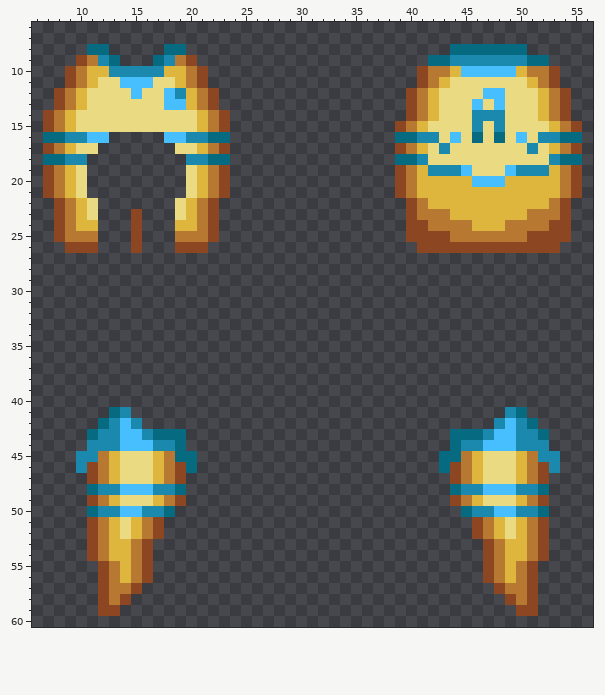
Pixel-art sprite -- Resources/Textures/Corvax/Sponsor/Clothing/Neck/Cloaks/atmosian.rsi/equipped-NECK.png. That is the earlier state.
The file is 64x64 pixels. Shown: x 6..56, y 6..60.
New version:
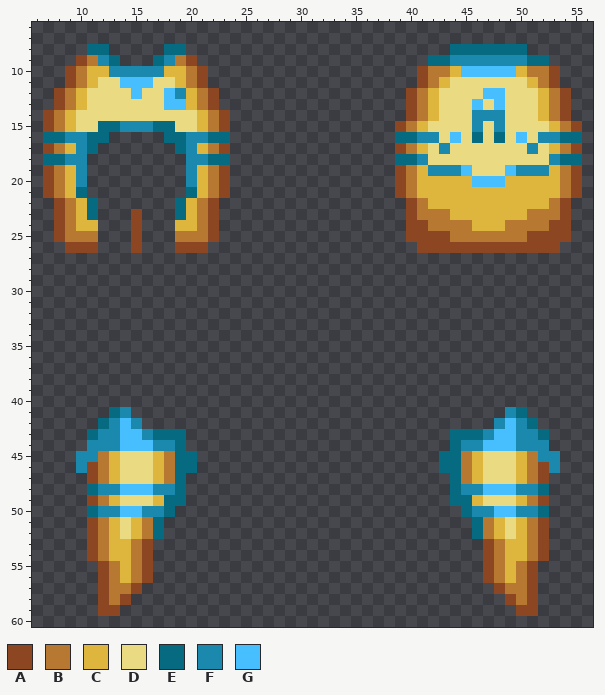
Palette (. is transparent): A #8c4722  B #b77931  C #deb63d  D #eadb83  E #066b80  F #1a89ad  G #47bfff
The exact change:
Colour A becomes colour E in rows 46 to 47 at x 19 and 44; in row 49 at x 19 and 44; in rows 51 to 52 at x 17 and 46.
Colour B becomes colour E in row 49 at x 18 and 45.
Colour D becomes colour E in row 15 at x 12 to 13 and 17 to 18; in row 17 at x 11 and 19; in row 21 at x 10 and 20; in rows 22 to 23 at x 11 and 19.
Colour G becomes colour E in row 16 at x 11 to 12 and 18 to 19.
Colour D becomes colour F in row 15 at x 14 to 16; in row 17 at x 10 and 20; in rows 19 to 20 at x 10 and 20.
